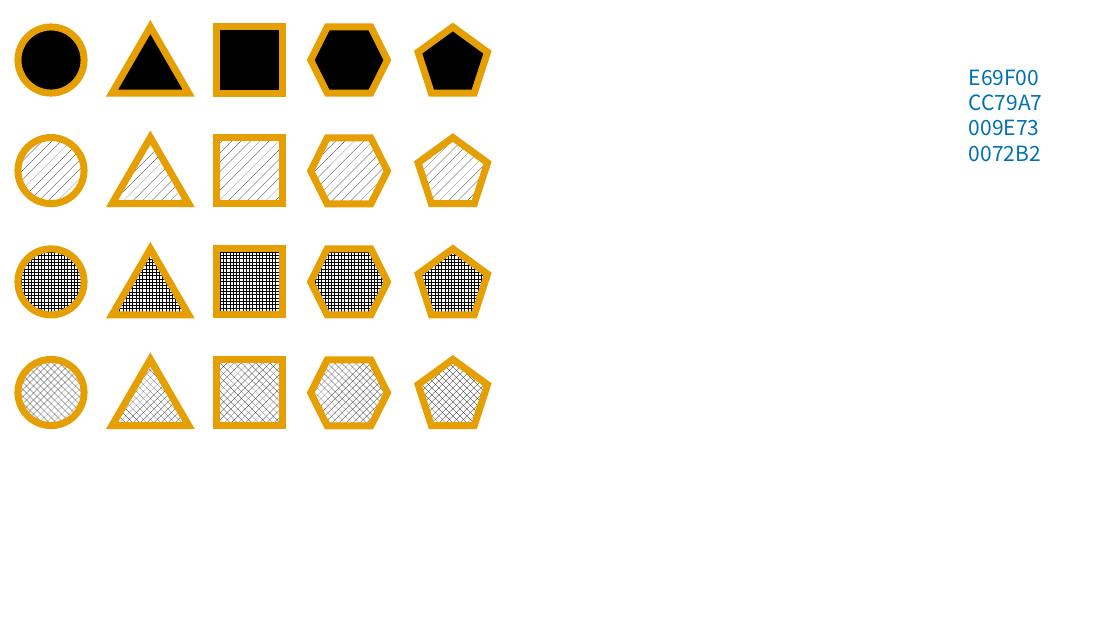
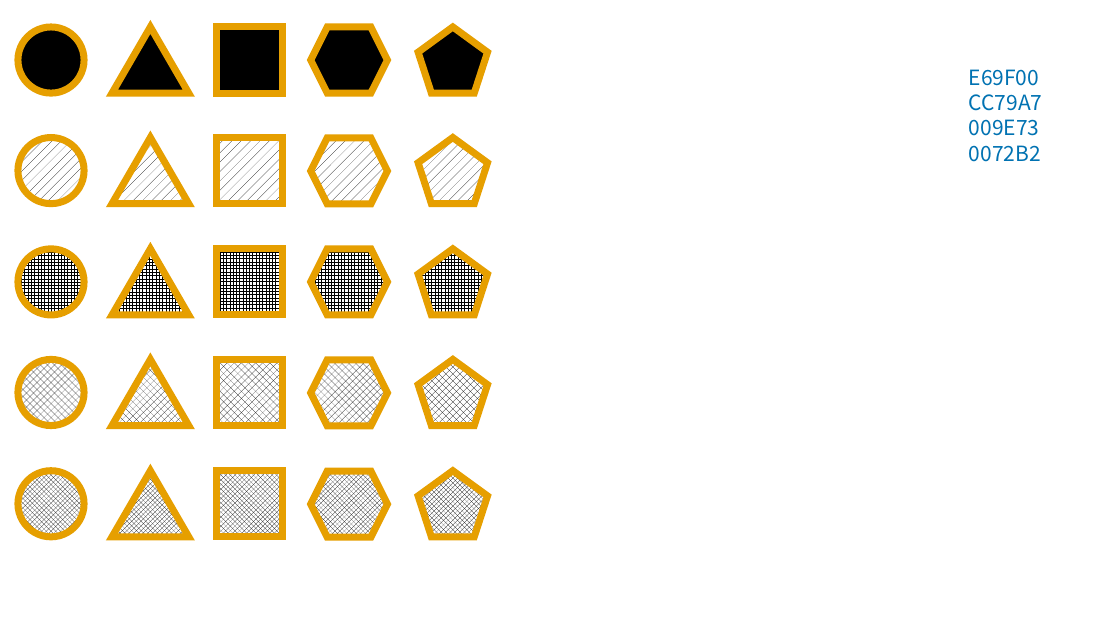
Before and after one commit to masanarius/masanarius.github.io, a slide deck: slide 1 of exp/図形たち.pptx. Drawn at 1120x630 pixels with LibreOffice and Linux fonts; fonts in the diff are those of the drawing. Boxes give left, top, right and bottom in pixels: in the first picture for what was removed or moved away, otherwise in the second. Text is boxed around its words. In the diff, an @@ line names an element or a change of style, - is before the commit and + after.

```diff
--- a/exp/図形たち.pptx
+++ b/exp/図形たち.pptx
@@ ellipse added at (18,471,84,537), fill pattern #000000 on #FFFFFF, outline #E69F00 6 pt @@
@@ triangle added at (112,471,188,537), fill pattern #000000 on #FFFFFF, outline #E69F00 6 pt @@
@@ rectangle added at (217,471,283,537), fill pattern #000000 on #FFFFFF, outline #E69F00 6 pt @@
@@ hexagon added at (311,471,387,538), fill pattern #000000 on #FFFFFF, outline #E69F00 6 pt @@
@@ pentagon added at (418,471,488,537), fill pattern #000000 on #FFFFFF, outline #E69F00 6 pt @@
```
Also in this commit, not shown: 3 other slides changed, 22 other files.
